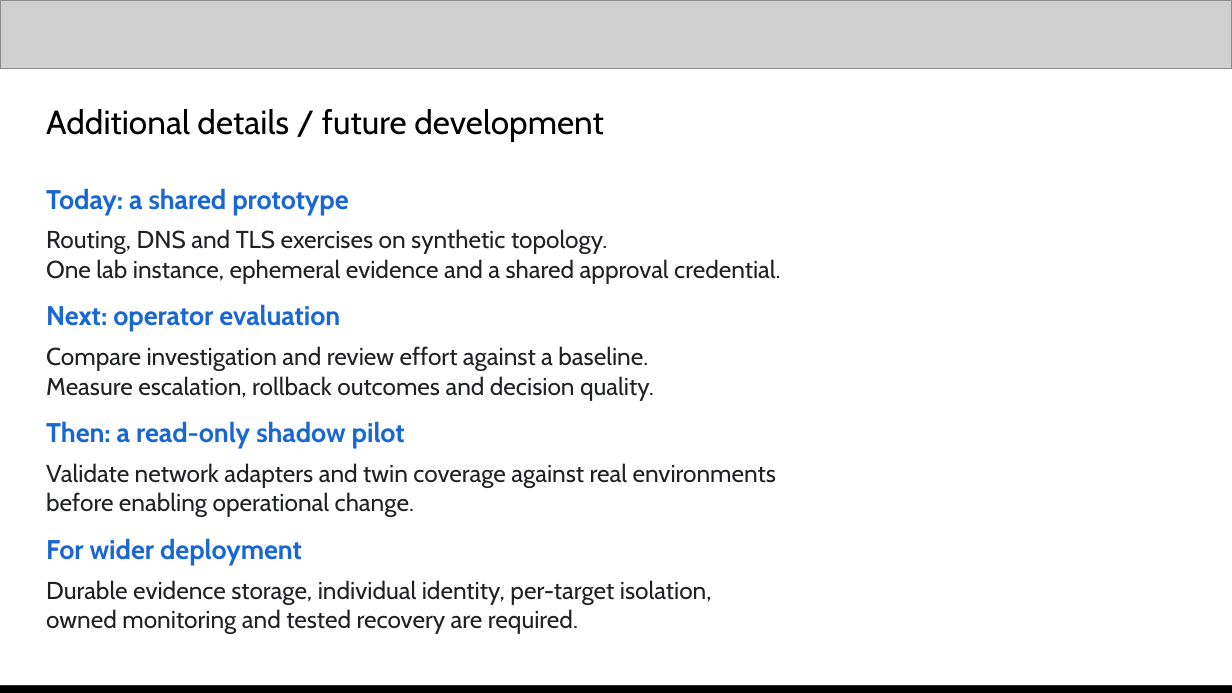
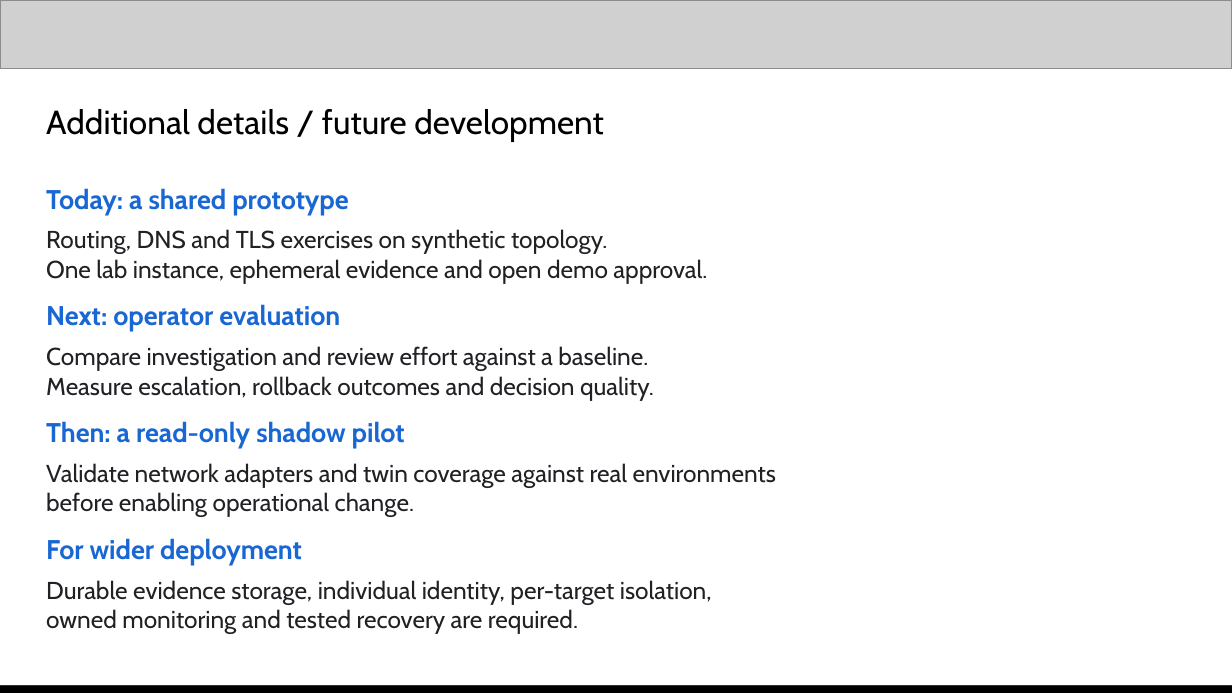
Before and after one commit to prabhakarcs786/twinops, a slide deck: slide 11 of docs/TwinOps_Deck.pptx. Drawn at 1232x693 pixels with LibreOffice and Linux fonts; fonts in the diff are those of the drawing; grey boxes stand for pictures. Boxes give left, top, right and bottom in pixels: in the first picture for what was removed or moved away, otherwise in the second. Text is boxed around its words. In the diff, an @@ line names an element or a change of style, - is before the commit and + after.

Commit message:
Enable explicit credential-free approval for the synthetic judge demo

```diff
--- a/docs/TwinOps_Deck.pptx
+++ b/docs/TwinOps_Deck.pptx
@@ text at [46,259,707,284]: text changed @@
-One lab instance, ephemeral evidence and a shared approval credential.
+One lab instance, ephemeral evidence and open demo approval.
```
Also in this commit, not shown: 1 other slide changed, 24 other files.
